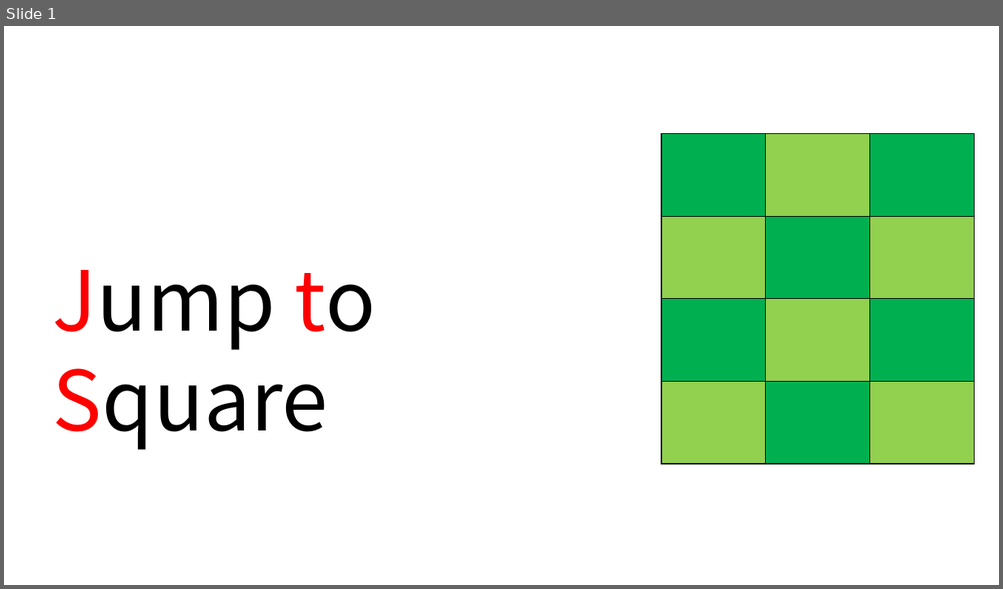
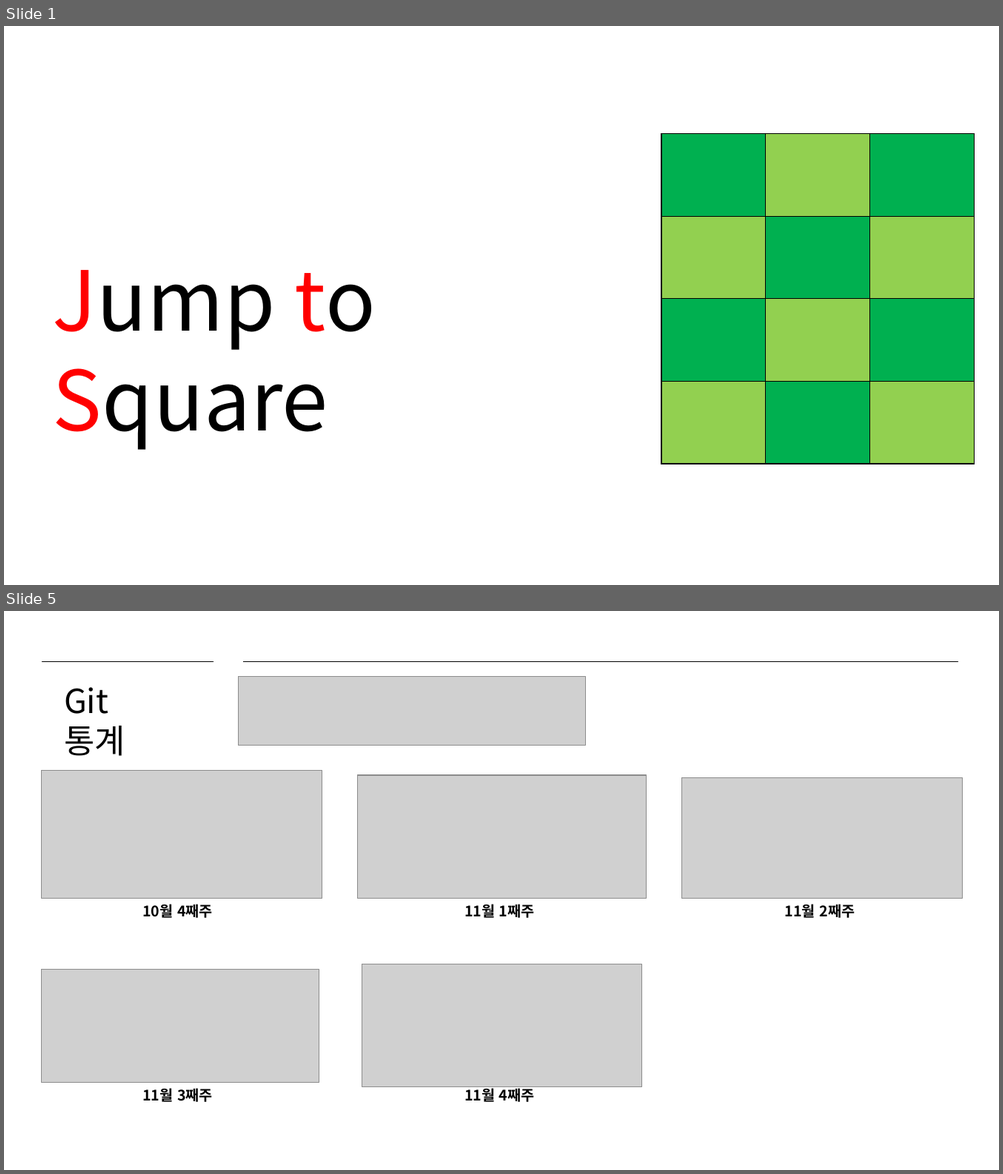
Before and after one commit to ssunine21/2DGP_2015180050, a slide deck: 2차발표자료.pptx. Shown one above the other, each under a label of ours: slide 1 before the commit, slides 1 and 5 after it; the slides between them are not shown. The pictures are 1003x589 and 1003x1174 pixels, drawn with LibreOffice and Linux fonts; fonts in the diff are those of the drawing; grey boxes stand for pictures. Boxes give left, top, right and bottom in pixels: in the first picture for what was removed or moved away, otherwise in the second. Text is boxed around its words. In the diff, an @@ line names an element or a change of style, - is before the commit and + after.

```diff
--- a/2차발표자료.pptx
+++ b/2차발표자료.pptx
@@ slide 5 added at [4, 611, 999, 1170], background #FFFFFF @@
@@ line added from (41, 662) to (213, 662), #000000 0.75 pt @@
@@ picture added at [239, 677, 585, 745] @@
@@ line added from (244, 662) to (959, 662), #000000 0.75 pt @@
@@ text added at [64, 687, 125, 756], 32 pt, text #000000 @@
+Git 통계
@@ picture added at [41, 771, 322, 899] @@
@@ picture added at [358, 775, 646, 898] @@
@@ picture added at [681, 778, 962, 899] @@
@@ text added at [142, 904, 213, 918], 14 pt, text #000000, bold @@
+10월 4째주
@@ text added at [464, 904, 535, 918], 14 pt, text #000000, bold @@
+11월 1째주
@@ text added at [785, 904, 855, 918], 14 pt, text #000000, bold @@
+11월 2째주
@@ picture added at [362, 965, 642, 1088] @@
@@ picture added at [41, 969, 318, 1082] @@
@@ text added at [142, 1088, 213, 1102], 14 pt, text #000000, bold @@
+11월 3째주
@@ text added at [464, 1086, 535, 1102], 14 pt, text #000000, bold @@
+11월 4째주
```
Also in this commit, not shown: 3 slides changed, 1 other slide added, 4 slides removed, 49 other files.
